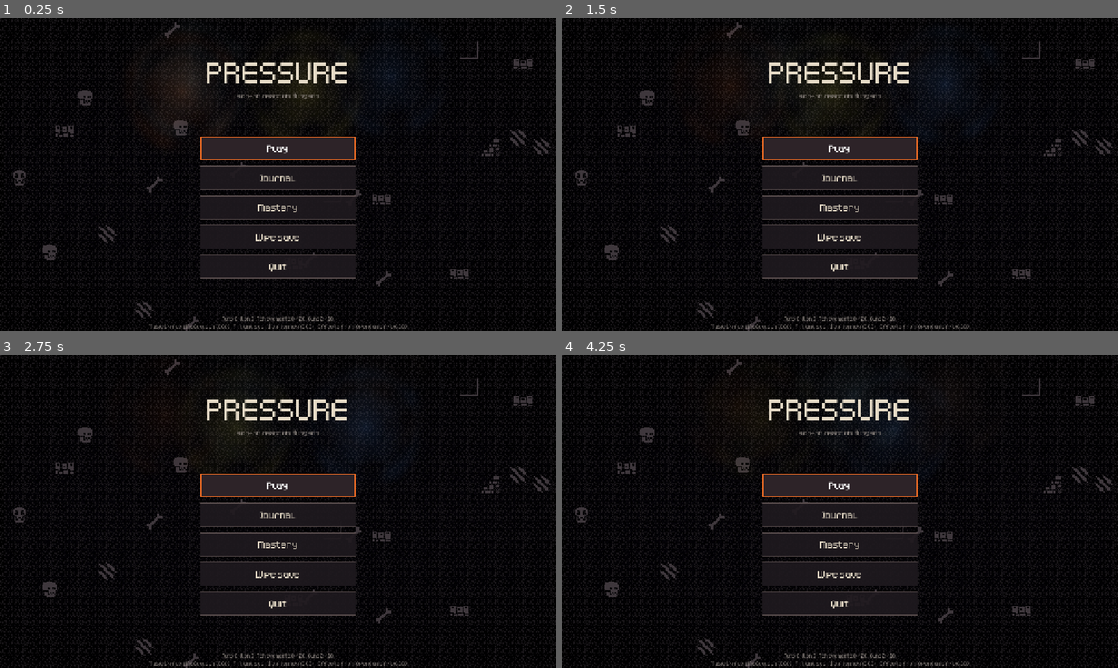
Above: before the commit, frames 1-4 (two rows, left to right).
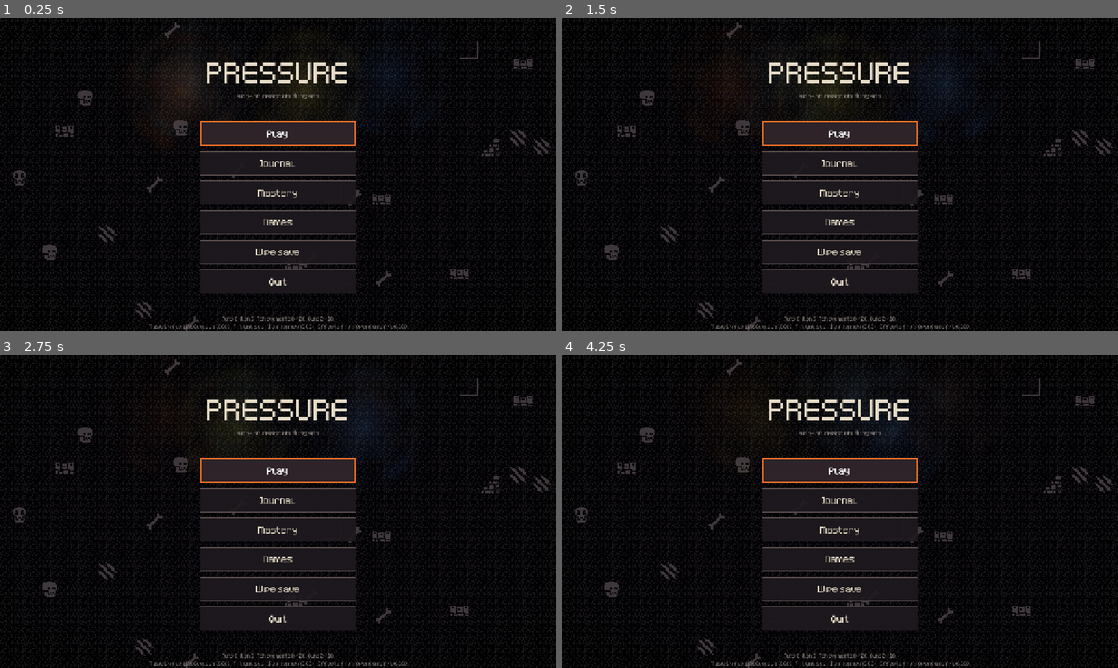
Above: after the commit, the same moments.

Repository: EmilMartini/pressure
Game: Godot game, scene res://scenes/menu.tscn
The game is run twice, just before and just after one commit, with the same random seed, the same clock (stepped at 60 frames per second) and the same inputs. Sound files missing from this copy of the repository are replaced by a short silence.
Inputs (mouse positions are in pixels of both pictures, inside the frame that each line leads up to):
- Up to frame 1 (0.25 s): no input
- Up to frame 2 (1.5 s): click "Journal" at 0.5 s; click "Mastery" at 1.25 s
- Up to frame 3 (2.75 s): click "Wipe save" at 2 s
- Up to frame 4 (4.25 s): click (840, 558) at 2.75 s, where only the run after the commit has a clickable "Names"; click "Play" at 3.5 s

The runs differ from the first frame. In frame 1, 6.1% of the frame differs, in the area x 36-64%, y 32-88%; in frame 2, 6.1%; in frame 3, 6.2%; in frame 4, 6.2%.

Commit message:
Damage numbers, player names, browser build and GitHub Pages deploy
- Floating damage numbers: element-coloured per hit, big yellow crits, red on the
  player; burn, poison and bleed ticks batched into one dim number per half second.
- Names screen on the main menu (one field per player, saved in the profile); the name
  replaces P1..P4 on the HUD, character sheet, level-up screen and vent label.
- Menu returns focus to the button that opened a screen instead of a child index.
- Web export preset (GL Compatibility, single-threaded so no isolation headers are
  needed) plus a GitHub Actions workflow that exports and publishes to GitHub Pages on
  every push to main; tools/export_web.sh and tools/get_templates.sh for local builds.

Co-Authored-By: Claude Fable 5.1 <noreply@anthropic.com>

Diff:
--- a/scripts/character_sheet.gd
+++ b/scripts/character_sheet.gd
@@ -90,7 +90,7 @@
 
 func show_player(p: Player) -> void:
     player = p
-    _title.text = "P%d   CHARACTER" % (p.index + 1)
+    _title.text = "%s   CHARACTER" % p.display_name().to_upper()
     _title.add_theme_color_override("font_color", p.color)
     for c in _doll.get_children():
         c.queue_free()
--- a/scripts/enemy.gd
+++ b/scripts/enemy.gd
@@ -51,6 +51,9 @@
 var _sprite_scale := 1.0
 var _anim_t := 0.0
 var _fx_t := 0.0   # status animation clock, runs even while frozen
+var _dot_accum := 0.0   # damage-over-time waiting to be shown as one number
+var _dot_color := Color.WHITE
+var _dot_timer := 0.0
 var _spawn_t := 0.0
 var _squash := 0.0
 
@@ -210,7 +213,7 @@
         Elements.reaction_fired.emit("Shield cracked", global_position, Color(1, 1, 1, 0.9))
 
 
-func take_damage(amount: float, color: Color, flash: bool = true, source: Player = null) -> void:
+func take_damage(amount: float, color: Color, flash: bool = true, source: Player = null, crit: bool = false) -> void:
     if hp <= 0.0:
         return
     if source != null:
@@ -224,6 +227,13 @@
     if corroded_time > 0.0:
         amount *= 1.5
     hp -= amount
+    if flash:
+        var fx := _fx()
+        if fx != null:
+            fx.number(global_position + Vector2(0, -radius), amount, color if color != Color.WHITE else Color(0.95, 0.9, 0.85), crit)
+    else:
+        _dot_accum += amount
+        _dot_color = color
     if flash:
         _flash = 0.12
         _flash_color = color
@@ -341,6 +351,13 @@
         if states[kind] <= 0.0:
             states.erase(kind)
     _fx_t += delta
+    _dot_timer -= delta
+    if _dot_timer <= 0.0 and _dot_accum >= 0.5:
+        var fx := _fx()
+        if fx != null:
+            fx.number(global_position + Vector2(0, -radius), _dot_accum, _dot_color, false, true)
+        _dot_accum = 0.0
+        _dot_timer = 0.5
     if burn_time > 0.0:
         burn_time -= delta
         take_damage(burn_dps * delta, Element.COLORS[Element.Kind.FIRE], false)
--- a/scripts/fx.gd
+++ b/scripts/fx.gd
@@ -4,6 +4,7 @@
 ## normal layer and an additive glow layer, corpses, bone bits and floor scorches.
 
 const MAX_PUFFS := 180
+const MAX_TEXTS := 48
 
 var main: Main
 var _arcs: Array = []      # { a, b, t }
@@ -76,6 +77,23 @@
     for i in count:
         var a := TAU * float(i) / float(count) + randf_range(-0.2, 0.2)
         book(sheet, pos, size, life, color, true, a, Vector2.RIGHT.rotated(a) * speed)
+
+
+## A floating damage number. `big` is a crit: larger, brighter, and it lingers.
+func number(pos: Vector2, amount: float, color: Color, big := false, dim := false) -> void:
+    var n := maxi(1, roundi(amount))
+    var text := str(n) + ("!" if big else "")
+    var size := 30 if big else (20 if dim else 24)
+    var col := color
+    if big:
+        col = Color(1.0, 0.95, 0.55)
+    elif dim:
+        col = Color(color, 0.75)
+    var p := pos + Vector2(randf_range(-14.0, 14.0), -22.0 + randf_range(-6.0, 6.0))
+    _texts.append({ "pos": p, "text": text, "color": col, "t": 0.9 if big else 0.7, "life": 0.9 if big else 0.7, "size": size,
+        "vel": Vector2(randf_range(-20.0, 20.0), -70.0 if big else -50.0) })
+    if _texts.size() > MAX_TEXTS:
+        _texts.pop_front()
 
 
 func corpse(tex: Texture2D, pos: Vector2, scale: float, color: Color, flip: bool) -> void:
@@ -209,7 +227,11 @@
             if list[i]["t"] <= 0.0:
                 list.remove_at(i)
     for t in _texts:
-        t["pos"].y -= 34.0 * delta
+        if t.has("vel"):
+            t["pos"] += t["vel"] * delta
+            t["vel"].y += 60.0 * delta   # numbers pop up and settle
+        else:
+            t["pos"].y -= 34.0 * delta
     for list in [_puffs, _add_puffs]:
         for p in list:
             p["pos"] += p["vel"] * delta
@@ -291,6 +313,6 @@
         var pop: float = clampf(elapsed / 0.12, 0.0, 1.0)
         var col: Color = t["color"]
         col.a = clampf(t["t"] / 0.5, 0.0, 1.0)
-        var size := int(14 + 10 * pop)
+        var size := int(t.get("size", 20) + 6 * pop)
         draw_string(Art.FONT, t["pos"] + Vector2(-99, 1), t["text"], HORIZONTAL_ALIGNMENT_CENTER, 200, size, Color(0, 0, 0, col.a * 0.8))
         draw_string(Art.FONT, t["pos"] + Vector2(-100, 0), t["text"], HORIZONTAL_ALIGNMENT_CENTER, 200, size, col)
--- a/scripts/hud.gd
+++ b/scripts/hud.gd
@@ -261,9 +261,11 @@
     var w := CARD_W - 84.0 - 10.0
 
     # Name and level pill
-    var name_rect := Rect2(x, origin.y + 8.0, 30.0, 22.0)
-    _body_in(name_rect, "P%d" % (p.index + 1), 18, p.color, HORIZONTAL_ALIGNMENT_LEFT)
-    var pill := Rect2(x + 34.0, origin.y + 9.0, 58.0, 20.0)
+    var pname := p.display_name()
+    var name_w := maxf(30.0, Art.FONT.get_string_size(pname, HORIZONTAL_ALIGNMENT_LEFT, -1, 20).x + 4.0)
+    var name_rect := Rect2(x, origin.y + 8.0, name_w, 22.0)
+    _body_in(name_rect, pname, 20, p.color, HORIZONTAL_ALIGNMENT_LEFT)
+    var pill := Rect2(x + name_w + 4.0, origin.y + 9.0, 58.0, 20.0)
     draw_rect(pill, Color(0.55, 0.4, 0.15, 0.9))
     draw_rect(pill, Color(0, 0, 0, 0.6), false, 1.0)
     _body_in(pill, "LV %d" % p.level, 20, Color.WHITE, HORIZONTAL_ALIGNMENT_CENTER, false)
@@ -309,7 +311,7 @@
         _backdrop(Rect2(x - 8.0, top - 8.0, total + 16.0, block_h + 16.0))
 
         if many:
-            _body_in(Rect2(x, top, 26.0, block_h), "P%d" % (p.index + 1), 16, p.color)
+            _body_in(Rect2(x, top, 26.0, block_h), p.display_name().left(2), 20, p.color)
             draw_rect(Rect2(x + 27.0, top, 2.0, block_h), Color(p.color, 0.6))
             x += tag_w
 
@@ -424,7 +426,7 @@
     draw_texture_rect(Art.PARTICLES["flame"], Rect2(g.end.x + 3.0, g.position.y - 4.0, 22, 22), false, HOT)
 
     # Label and prompt.
-    var label := "P%d VENT" % (p.index + 1) if tagged else "VENT"
+    var label := "%s VENT" % p.display_name().to_upper() if tagged else "VENT"
     var label_y := g.position.y - 10.0
     _body(Vector2(g.position.x, label_y), label, 16, UiTheme.BONE)
     var prompt := p.input.prompt("vent")
--- a/scripts/levelup_screen.gd
+++ b/scripts/levelup_screen.gd
@@ -160,7 +160,7 @@
         return
     _options = LevelUps.roll(_player, 3)
     var col: Color = _player.color
-    _title.text = "P%d  LEVEL %d" % [_player.index + 1, _player.level]
+    _title.text = "%s  LEVEL %d" % [_player.display_name().to_upper(), _player.level]
     _title.add_theme_color_override("font_color", col)
     _hint.text = "Choose one upgrade"
     if not _queue.is_empty():
--- a/scripts/menu.gd
+++ b/scripts/menu.gd
@@ -7,8 +7,11 @@
 var _journal_center: CenterContainer
 var _mastery: MasteryScreen
 var _mastery_center: CenterContainer
+var _names: PanelContainer
+var _name_edits: Array = []
 var _wipe_armed := false
 var _wipe_button: Button
+var _buttons: Dictionary = {}   # label -> Button, for focus returns
 var _title_time := 0.0
 var _pad := MenuPad.new()
 
@@ -34,6 +37,8 @@
     _journal.visible = false
     _build_mastery()
     _mastery.visible = false
+    _build_names()
+    _names.visible = false
     Music.duck(false)
     Music.play("menu")
     if OS.get_cmdline_user_args().has("--menu-shot"):
@@ -50,6 +55,8 @@
         _show_main()
     elif _mastery.visible and Input.is_action_just_pressed("ui_cancel"):
         _close_mastery()
+    elif _names.visible and Input.is_action_just_pressed("ui_cancel"):
+        _close_names()
 
 
 func _on_cancel() -> void:
@@ -57,6 +64,8 @@
         _show_main()
     elif _mastery.visible:
         _close_mastery()
+    elif _names.visible:
+        _close_names()
 
 
 func _draw() -> void:
@@ -99,8 +108,13 @@
     _root.add_child(spacer)
     var play := UiTheme.button("Play", _on_play)
     _root.add_child(play)
-    _root.add_child(UiTheme.button("Journal", _show_journal))
-    _root.add_child(UiTheme.button("Mastery", _show_mastery))
+    _buttons["play"] = play
+    _buttons["journal"] = UiTheme.button("Journal", _show_journal)
+    _root.add_child(_buttons["journal"])
+    _buttons["mastery"] = UiTheme.button("Mastery", _show_mastery)
+    _root.add_child(_buttons["mastery"])
+    _buttons["names"] = UiTheme.button("Names", _show_names)
+    _root.add_child(_buttons["names"])
     _wipe_button = UiTheme.button("Wipe save", _on_wipe)
     _root.add_child(_wipe_button)
     _root.add_child(UiTheme.button("Quit", func(): get_tree().quit()))
@@ -139,14 +153,62 @@
 
 func _close_mastery() -> void:
     _show_main()
-    (_root.get_child(2) as Button).grab_focus()
+    (_buttons["mastery"] as Button).grab_focus()
+
+
+func _build_names() -> void:
+    var center := CenterContainer.new()
+    center.set_anchors_preset(Control.PRESET_FULL_RECT)
+    add_child(center)
+    _names = PanelContainer.new()
+    _names.custom_minimum_size = Vector2(560, 0)
+    center.add_child(_names)
+    var col := VBoxContainer.new()
+    col.add_theme_constant_override("separation", 10)
+    _names.add_child(col)
+    col.add_child(UiTheme.label("NAMES", 40))
+    col.add_child(UiTheme.label("Type a name for each player; keyboard only", 20, UiTheme.DIM))
+    for i in 4:
+        var row := HBoxContainer.new()
+        row.add_theme_constant_override("separation", 12)
+        col.add_child(row)
+        var tag := UiTheme.label("P%d" % (i + 1), 24, Player.PLAYER_COLORS[i % Player.PLAYER_COLORS.size()])
+        tag.custom_minimum_size = Vector2(60, 0)
+        row.add_child(tag)
+        var edit := LineEdit.new()
+        edit.placeholder_text = "Player %d" % (i + 1)
+        edit.text = Progress.names[i]
+        edit.max_length = 12
+        edit.custom_minimum_size = Vector2(380, 44)
+        edit.add_theme_font_override("font", Art.FONT)
+        edit.add_theme_font_size_override("font_size", 24)
+        edit.add_theme_color_override("font_color", UiTheme.BONE)
+        edit.text_changed.connect(func(t: String): Progress.set_player_name(i, t))
+        row.add_child(edit)
+        _name_edits.append(edit)
+    var back := UiTheme.button("Back", _close_names)
+    col.add_child(back)
+
+
+func _show_names() -> void:
+    Sfx.play("ui_open")
+    _root.visible = false
+    _names.visible = true
+    (_name_edits[0] as LineEdit).grab_focus()
+
+
+func _close_names() -> void:
+    _show_main()
+    (_buttons["names"] as Button).grab_focus()
 
 
 func _show_main() -> void:
+    var was_journal := _journal.visible
     _journal.visible = false
     _mastery.visible = false
+    _names.visible = false
     _root.visible = true
-    (_root.get_child(1) as Button).grab_focus()
+    (_buttons["journal"] if was_journal else _buttons["play"]).grab_focus()
 
 
 func _on_play() -> void:
@@ -183,4 +245,10 @@
     await get_tree().create_timer(0.4).timeout
     await RenderingServer.frame_post_draw
     get_viewport().get_texture().get_image().save_png("res://autotest/mastery.png")
+    _show_main()
+    _show_names()
+    (_name_edits[0] as LineEdit).text = "Emil"
+    await get_tree().create_timer(0.3).timeout
+    await RenderingServer.frame_post_draw
+    get_viewport().get_texture().get_image().save_png("res://autotest/names.png")
     get_tree().quit()
--- a/scripts/player.gd
+++ b/scripts/player.gd
@@ -359,6 +359,9 @@
     amount = maxf(1.0, amount - stat("armor"))
     hp -= amount
     invuln = 0.6
+    var tree_scene := get_tree().current_scene
+    if tree_scene != null and "fx" in tree_scene and tree_scene.fx != null:
+        tree_scene.fx.number(global_position + Vector2(0, -16), amount, Color(1.0, 0.35, 0.3), true)
     _squash = 1.0
     Sfx.play("hurt")
     var scene := get_tree().current_scene
@@ -378,6 +381,10 @@
     queue_redraw()
 
 
+func display_name() -> String:
+    return Progress.player_name(index)
+
+
 func say(text: String) -> void:
     last_message = text
     _message_time = 2.5
--- a/scripts/progress.gd
+++ b/scripts/progress.gd
@@ -60,6 +60,7 @@
 var achievements_done: Dictionary = {}
 var history: Array = []               # { won, floor, kills, unlocks }
 var run_unlocks: Array = []           # unlock ids earned during the current run
+var names: Array = ["", "", "", ""]   # player names; empty falls back to P1..P4
 
 
 func _ready() -> void:
@@ -71,6 +72,20 @@
 
 func has(unlock_id: String) -> bool:
     return unlocks.has(unlock_id)
+
+
+## The name shown for player `i` (0-based): what they typed, else P1..P4.
+func player_name(i: int) -> String:
+    if i >= 0 and i < names.size() and names[i] != "":
+        return names[i]
+    return "P%d" % (i + 1)
+
+
+func set_player_name(i: int, n: String) -> void:
+    if i < 0 or i >= names.size():
+        return
+    names[i] = n.strip_edges().left(12)
+    save()
 
 
 func stat(key: String) -> int:
@@ -193,6 +208,7 @@
         "stats": stats,
         "achievements": achievements_done.keys(),
         "history": history,
+        "names": names,
     }
     var f := FileAccess.open(save_path, FileAccess.WRITE)
     if f == null:
@@ -225,6 +241,9 @@
     for a in parsed.get("achievements", []):
         achievements_done[a] = true
     history = parsed.get("history", [])
+    var saved_names: Array = parsed.get("names", [])
+    for i in mini(4, saved_names.size()):
+        names[i] = str(saved_names[i]).strip_edges().left(12)
 
 
 ## Wipe everything: back to a first-ever run.
--- a/scripts/projectile.gd
+++ b/scripts/projectile.gd
@@ -183,7 +183,7 @@
             raw *= 1.0 + shooter.stat("vs_shocked")
         if enemy.has_state(Element.Kind.OIL):
             raw *= 1.0 + shooter.stat("vs_oiled")
-    enemy.take_damage(raw, color, true, shooter)
+    enemy.take_damage(raw, color, true, shooter, crit)
     if is_instance_valid(enemy) and not enemy.is_queued_for_deletion():
         enemy.apply_element(element, potency, shooter)
     for extra in extra_elements:
Not shown, added: .claude/launch.json
Not shown, added: export_presets.cfg
Not shown, changed: GDD.md
Not shown, added: tools/export_web.sh
Not shown, added: tools/get_templates.sh
